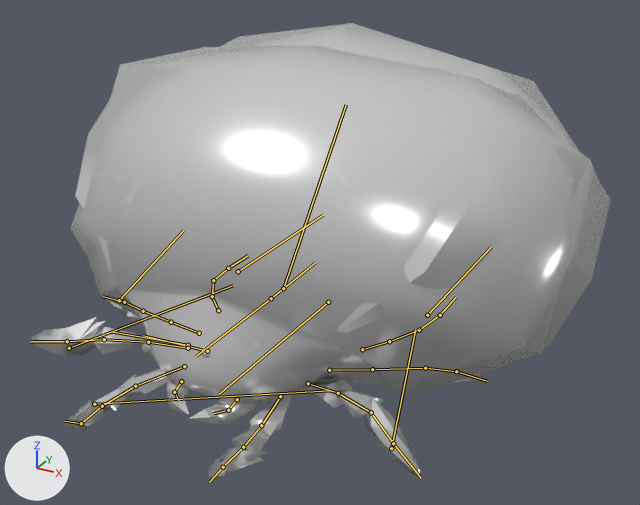
What one commit did to the FBX model Assets/Models/Enemies/flea_Smol_&_Anims.fbx.
The view is the same before and after, from a 50 mm camera at (0.581, -0.881, 0.623) aimed at (0.016, 0.146, 0.11). Lighting does not change. The marker at lower left points along +X, +Y and +Z. The first picture is the older version. Both versions are drawn at frame 60 of the action 'flea_death'; the numbers are the values there. The bones that change, and the others that lie on the model, are drawn over the model as lines.

The first picture shows 'flea_smol', 'flea_smol_2', 'flea_smol_3'.
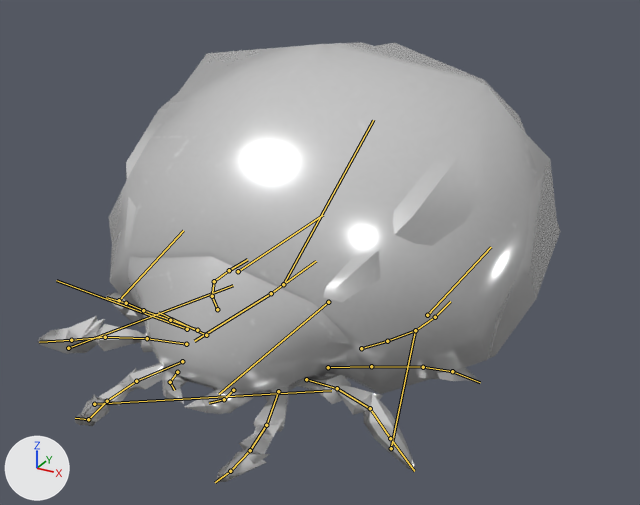
Pixel boxes [x1, y1, x2, y2] of what changed, in the pictures (640 x 505 px):
'flea_smol', posed (8% narrower)
    before: [33, 45, 574, 478]
    after: [40, 42, 537, 482]
'flea_smol_3', posed
    before: [66, 68, 608, 471]
    after: [38, 94, 558, 479]
'flea_smol_2', posed
    before: [29, 23, 611, 477]
    after: [95, 43, 560, 454]
bone 'Spine', root to tip
    before: (271, 298) to (315, 262)
    after: (271, 293) to (316, 261)
bone 'Head', root to tip
    before: (271, 298) to (195, 356)
    after: (271, 293) to (194, 341)
bone 'Eye_01.L', root to tip
    before: (207, 351) to (143, 335)
    after: (206, 335) to (158, 312)
bone 'Eye_01.R', root to tip
    before: (188, 345) to (113, 332)
    after: (187, 329) to (56, 280)
bone 'Butt', root to tip
    before: (283, 288) to (346, 104)
    after: (283, 284) to (373, 120)
bone 'F_Up_01.R', root to tip
    before: (184, 366) to (135, 386)
    after: (182, 361) to (136, 381)
bone 'F_Up_02.R', root to tip
    before: (135, 386) to (102, 406)
    after: (136, 381) to (107, 401)
bone 'F_Up_04.R', root to tip
    before: (81, 423) to (64, 421)
    after: (88, 419) to (75, 418)
bone 'M_Up_01.R', root to tip
    before: (188, 348) to (148, 342)
    after: (186, 344) to (147, 338)
bone 'M_Up_02.R', root to tip
    before: (148, 342) to (104, 339)
    after: (147, 338) to (105, 337)
bone 'M_Up_03.R', root to tip
    before: (104, 339) to (67, 341)
    after: (105, 337) to (71, 340)
bone 'B_Up_01.R', root to tip
    before: (218, 310) to (212, 296)
    after: (217, 309) to (212, 296)
bone 'B_Up_02.R', root to tip
    before: (212, 296) to (213, 280)
    after: (212, 296) to (214, 281)
bone 'B_Up_03.R', root to tip
    before: (213, 280) to (228, 268)
    after: (214, 281) to (229, 270)
bone 'M2_Up_01.R', root to tip
    before: (199, 333) to (171, 322)
    after: (197, 330) to (170, 320)
bone 'M2_Up_02.R', root to tip
    before: (171, 322) to (143, 311)
    after: (170, 320) to (143, 310)
bone 'M2_Up_03.R', root to tip
    before: (143, 311) to (124, 302)
    after: (143, 310) to (126, 303)
bone 'F_Up_01.L', root to tip
    before: (280, 396) to (261, 425)
    after: (278, 391) to (266, 425)
bone 'F_Up_02.L', root to tip
    before: (261, 425) to (243, 447)
    after: (266, 425) to (250, 450)
bone 'F_Up_03.L', root to tip
    before: (243, 447) to (223, 467)
    after: (250, 450) to (230, 471)
bone 'F_Up_04.L', root to tip
    before: (223, 467) to (209, 482)
    after: (230, 471) to (215, 482)
bone 'M_Up_01.L', root to tip
    before: (308, 383) to (338, 393)
    after: (306, 379) to (337, 388)
bone 'M_Up_02.L', root to tip
    before: (338, 393) to (371, 412)
    after: (337, 388) to (370, 408)
bone 'M_Up_04.L', root to tip
    before: (393, 443) to (421, 478)
    after: (390, 438) to (414, 471)
bone 'B_Up_01.L', root to tip
    before: (362, 349) to (389, 341)
    after: (361, 348) to (387, 341)
bone 'B_Up_03.L', root to tip
    before: (419, 330) to (440, 315)
    after: (415, 330) to (435, 317)
bone 'B_Up_04.L', root to tip
    before: (440, 315) to (456, 297)
    after: (435, 317) to (450, 301)
bone 'M2_Up_02.L', root to tip
    before: (372, 369) to (425, 368)
    after: (371, 366) to (423, 367)

What the commit changed:
Bone 'Spine' (bone_spine) moves from (0.0, 0.0, -0.112) to (0.0, 0.0, -0.104).
Bone 'Spine' (bone_spine) turns from (2, 0, 0) to (0, 0, 0) degrees about its own x, y and z.
Bone 'Spine' (bone_spine) is rescaled from (1.0, 1.0, 0.74) to (1.0, 1.0, 0.77).
Bone 'Head' (bone_head) turns from (-1, 0, 0) to (1, 0, 0) degrees about its own x, y and z.
Bone 'Eye_01.L' (bone_eye_01_l) turns from (-4, -5, -3) to (-1, -2, -1) degrees about its own x, y and z.
Bone 'Eye_01.L' (bone_eye_01_l) is rescaled from (1.25, 1.25, 1.25) to (0.86, 0.86, 0.86).
Bone 'Eye_01.R' (bone_eye_01_r) is rescaled from (0.84, 0.84, 0.84) to (1.4, 1.4, 1.4).
Bone 'Butt' (bone_butt) turns from (-44, 0, 0) to (-26, 0, 0) degrees about its own x, y and z.
Bone 'Butt' (bone_butt) is rescaled from (2.76, 2.76, 2.76) to (2.22, 2.82, 2.71).
Bone 'F_Up_01.R' (bone_f_up_01_r) turns from (5, 22, -25) to (3, 20, -21) degrees about its own x, y and z.
Bone 'F_Up_01.R' (bone_f_up_01_r) is rescaled from (0.84, 1.28, 0.99) to (0.88, 1.21, 1.0).
Bone 'F_Up_02.R' (bone_f_up_02_r) turns from (-24, 20, -13) to (-22, 17, -9) degrees about its own x, y and z.
Bone 'F_Up_02.R' (bone_f_up_02_r) is rescaled from (0.99, 1.18, 1.18) to (0.98, 1.15, 1.12).
Bone 'F_Up_04.R' (bone_f_up_04_r) turns from (-19, 1, -59) to (-16, 1, -60) degrees about its own x, y and z.
Bone 'F_Up_04.R' (bone_f_up_04_r) is rescaled from (1.04, 0.94, 1.09) to (1.02, 0.94, 1.1).
Bone 'M_Up_01.R' (bone_m_up_01_r) turns from (10, 2, 1) to (7, 1, 0) degrees about its own x, y and z.
Bone 'M_Up_01.R' (bone_m_up_01_r) is rescaled from (1.0, 1.02, 0.99) to (1.0, 1.01, 0.99).
Bone 'M_Up_02.R' (bone_m_up_02_r) turns from (21, -2, 2) to (20, -2, 1) degrees about its own x, y and z.
Bone 'M_Up_02.R' (bone_m_up_02_r) is rescaled from (1.0, 1.21, 0.88) to (1.0, 1.18, 0.9).
Bone 'M_Up_03.R' (bone_m_up_03_r) turns from (33, -5, 6) to (32, -4, 5) degrees about its own x, y and z.
Bone 'M_Up_03.R' (bone_m_up_03_r) is rescaled from (1.01, 1.28, 1.56) to (1.01, 1.23, 1.38).
Bone 'B_Up_01.R' (bone_b_up_01_r) turns from (-6, -12, -30) to (-4, -13, -31) degrees about its own x, y and z.
Bone 'B_Up_01.R' (bone_b_up_01_r) is rescaled from (1.02, 1.02, 0.98) to (1.02, 1.01, 0.98).
Bone 'B_Up_02.R' (bone_b_up_02_r) turns from (16, -7, -13) to (16, -8, -13) degrees about its own x, y and z.
Bone 'B_Up_02.R' (bone_b_up_02_r) is rescaled from (0.98, 1.18, 1.0) to (0.99, 1.14, 1.0).
Bone 'B_Up_03.R' (bone_b_up_03_r) turns from (25, -5, -10) to (26, -5, -9) degrees about its own x, y and z.
Bone 'B_Up_03.R' (bone_b_up_03_r) is rescaled from (1.04, 1.25, 0.98) to (1.03, 1.21, 1.01).
Bone 'M2_Up_01.R' (bone_m2_up_01_r) turns from (-2, -5, -11) to (-4, -4, -13) degrees about its own x, y and z.
Bone 'M2_Up_02.R' (bone_m2_up_02_r) turns from (23, 0, -1) to (24, 0, 0) degrees about its own x, y and z.
Bone 'M2_Up_02.R' (bone_m2_up_02_r) is rescaled from (1.0, 1.25, 0.88) to (1.0, 1.22, 0.9).
Bone 'M2_Up_03.R' (bone_m2_up_03_r) turns from (34, 4, -5) to (35, 4, -5) degrees about its own x, y and z.
Bone 'M2_Up_03.R' (bone_m2_up_03_r) is rescaled from (1.0, 1.25, 1.66) to (1.0, 1.19, 1.53).
Bone 'F_Up_01.L' (bone_f_up_01_l) turns from (30, -24, 28) to (22, -20, 21) degrees about its own x, y and z.
Bone 'F_Up_01.L' (bone_f_up_01_l) is rescaled from (0.85, 1.26, 0.99) to (0.89, 1.21, 0.99).
Bone 'F_Up_02.L' (bone_f_up_02_l) turns from (-35, -24, 12) to (-30, -20, 9) degrees about its own x, y and z.
Bone 'F_Up_02.L' (bone_f_up_02_l) is rescaled from (1.01, 1.08, 1.39) to (0.99, 1.1, 1.23).
Bone 'F_Up_03.L' (bone_f_up_03_l) turns from (-31, -28, 2) to (-26, -21, 3) degrees about its own x, y and z.
Bone 'F_Up_03.L' (bone_f_up_03_l) is rescaled from (1.32, 0.95, 0.98) to (1.16, 0.94, 0.94).
Bone 'F_Up_04.L' (bone_f_up_04_l) turns from (-36, -11, 42) to (-29, -5, 47) degrees about its own x, y and z.
Bone 'F_Up_04.L' (bone_f_up_04_l) is rescaled from (1.24, 0.93, 0.85) to (1.15, 0.99, 0.93).
Bone 'M_Up_01.L' (bone_m_up_01_l) turns from (23, -4, -5) to (20, -3, -4) degrees about its own x, y and z.
Bone 'M_Up_01.L' (bone_m_up_01_l) is rescaled from (1.0, 1.08, 0.96) to (1.0, 1.06, 0.97).
Bone 'M_Up_02.L' (bone_m_up_02_l) turns from (13, 1, -2) to (12, 1, -2) degrees about its own x, y and z.
Bone 'M_Up_02.L' (bone_m_up_02_l) is rescaled from (1.0, 1.17, 0.89) to (1.0, 1.13, 0.91).
Bone 'M_Up_04.L' (bone_m_up_04_l) turns from (7, 0, 15) to (6, 0, 16) degrees about its own x, y and z.
Bone 'M_Up_04.L' (bone_m_up_04_l) is rescaled from (1.0, 1.14, 1.14) to (1.0, 1.11, 1.09).
Bone 'B_Up_01.L' (bone_b_up_01_l) turns from (-10, 18, 41) to (-8, 19, 43) degrees about its own x, y and z.
Bone 'B_Up_01.L' (bone_b_up_01_l) is rescaled from (1.05, 1.04, 0.96) to (1.04, 1.02, 0.96).
Bone 'B_Up_03.L' (bone_b_up_03_l) turns from (29, 6, 11) to (31, 7, 11) degrees about its own x, y and z.
Bone 'B_Up_03.L' (bone_b_up_03_l) is rescaled from (1.05, 1.24, 1.03) to (1.04, 1.19, 1.07).
Bone 'B_Up_04.L' (bone_b_up_04_l) turns from (16, 2, 3) to (17, 3, 2) degrees about its own x, y and z.
Bone 'B_Up_04.L' (bone_b_up_04_l) is rescaled from (1.03, 1.06, 1.03) to (1.03, 1.04, 1.0).
Bone 'M2_Up_02.L' (bone_m2_up_02_l) turns from (12, 2, 11) to (12, 3, 11) degrees about its own x, y and z.
Bone 'M2_Up_02.L' (bone_m2_up_02_l) is rescaled from (0.99, 1.15, 0.94) to (0.99, 1.12, 0.95).
